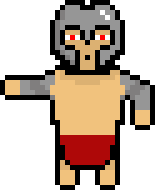
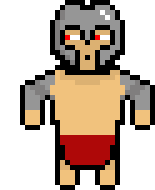
Layered file, before and after one edit (155 × 190). Changes by layer:
hid "Image 2", painted on it over [0, 35, 105, 130]
showed "Image 1", painted on it over [20, 35, 105, 130]
